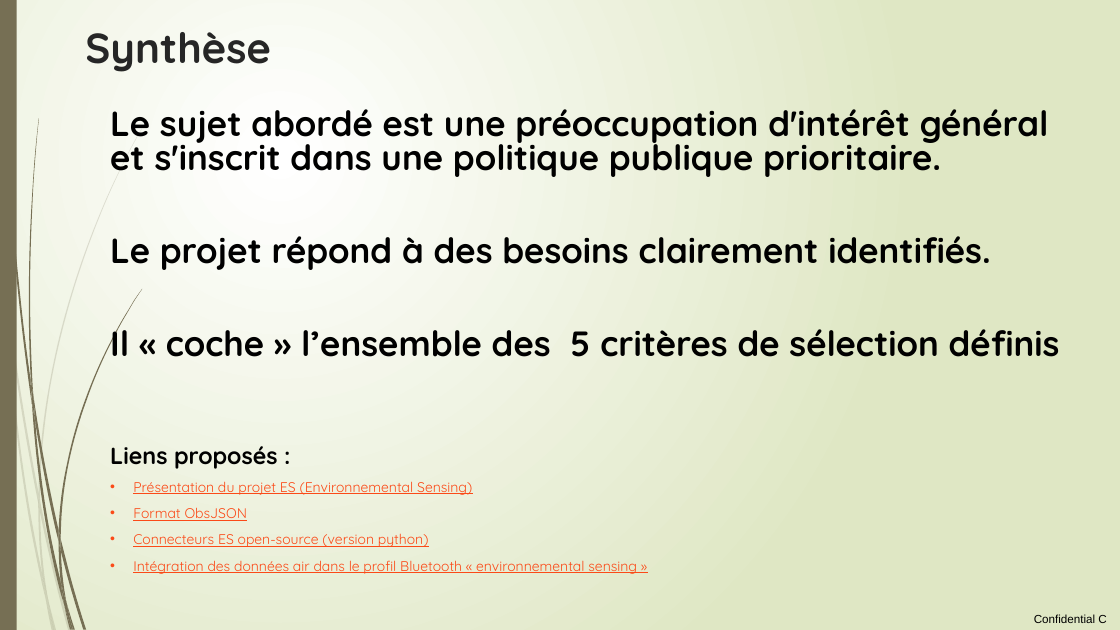
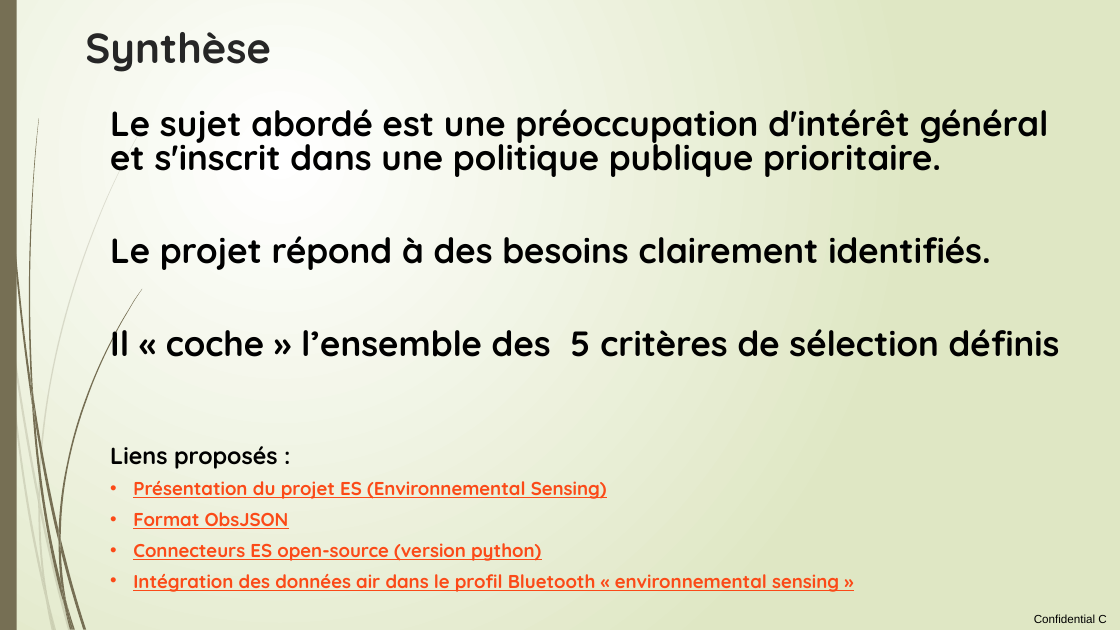
Before and after one commit to loco-philippe/Environmental-Sensing, a slide deck: slide 23 of documentation/initiative citoyenne.pptx (slide 20 before the commit). Drawn at 1120x630 pixels with LibreOffice and Linux fonts; fonts in the diff are those of the drawing. Boxes give left, top, right and bottom in pixels: in the first picture for what was removed or moved away, otherwise in the second. Text is boxed around its words. In the diff, an @@ line names an element or a change of style, - is before the commit and + after.

```diff
--- a/documentation/initiative citoyenne.pptx
+++ b/documentation/initiative citoyenne.pptx
@@ text at [133,481,839,592]: size 12 to 16 pt, bold on in "Présentation du projet ES (Environnemental Sensing)", "Format ObsJSON", "Connecteurs ES open-source (version python)", "Intégration des données air dans le profil ..." @@
```
Also in this commit, not shown: 13 other slides changed, 3 slides added, 1 slide removed, 1 other file.
